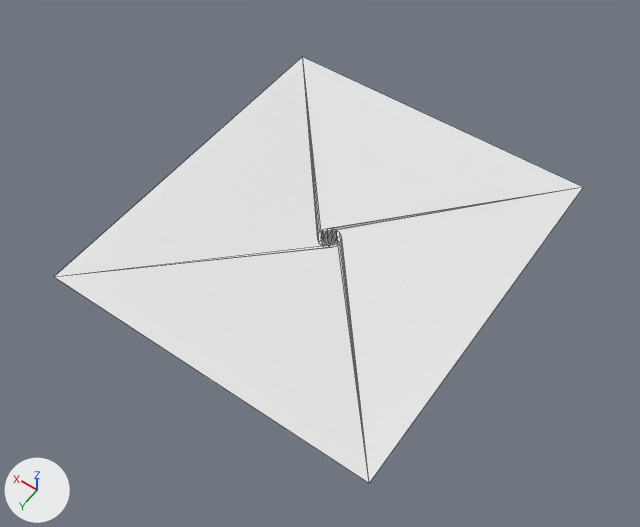
A saved change to the glTF model static/models/kit/green_cup_funnel_4x4.glb.
One viewpoint serves both versions: a 50 mm lens placed at (-3.23, 4.69, 6.87), pointed at (-0.09, 0.29, -0.05). Lighting does not change. The marker at lower left points along +X, +Y and +Z. The older version comes first. Mesh edges are drawn as thin lines. Objects named as collision shapes, trigger or cutter boxes, shadow casters or lower levels of detail are left out.

In view in the first picture: 'Mesh_Floor'.
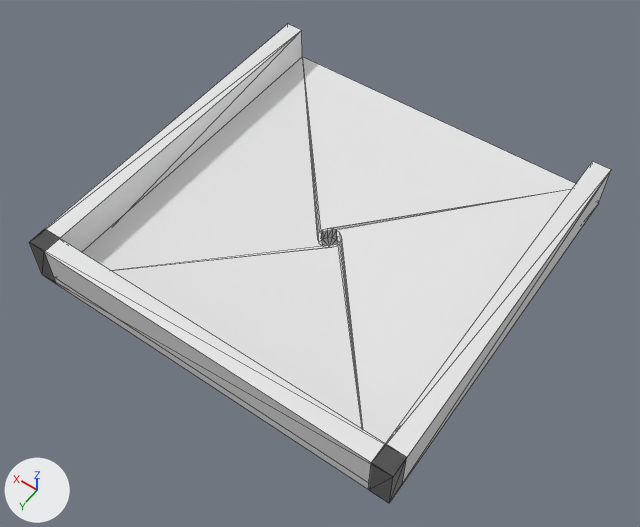
What differs and where, as boxes (x1, y1, x2, y2) in the pictures (640 x 527 px):
'Mesh_Wall_Back', added
    after: (29, 229, 407, 503)
'Mesh_Wall_L', added
    after: (369, 161, 611, 503)
'Mesh_Wall_R', added
    after: (30, 24, 302, 283)

The change, as a list of edits to the scene's bpy script:
```text
Add me_mesh_wall_r_045:
    me_mesh_wall_r_045.from_pydata(...)  # a box spanning x 1.8..2.0, y -2.0..2.0, z 0.0..0.5
Add me_mesh_wall_l_045:
    me_mesh_wall_l_045.from_pydata(...)  # a box spanning x -2.0..-1.8, y -2.0..2.0, z 0.0..0.5
Add me_mesh_wall_back_004:
    me_mesh_wall_back_004.from_pydata(...)  # a box spanning x -2.0..2.0, y 1.8..2.0, z 0.0..0.5
Add ob_mesh_wall_r:
    ob_mesh_wall_r = bpy.data.objects.new('Mesh_Wall_R', me_mesh_wall_r_045)
    ob_mesh_wall_r.location = (0.0, 0.0, 0.0)
Add ob_mesh_wall_l:
    ob_mesh_wall_l = bpy.data.objects.new('Mesh_Wall_L', me_mesh_wall_l_045)
    ob_mesh_wall_l.location = (0.0, 0.0, 0.0)
Add ob_mesh_wall_back:
    ob_mesh_wall_back = bpy.data.objects.new('Mesh_Wall_Back', me_mesh_wall_back_004)
    ob_mesh_wall_back.location = (0.0, 0.0, 0.0)
```
